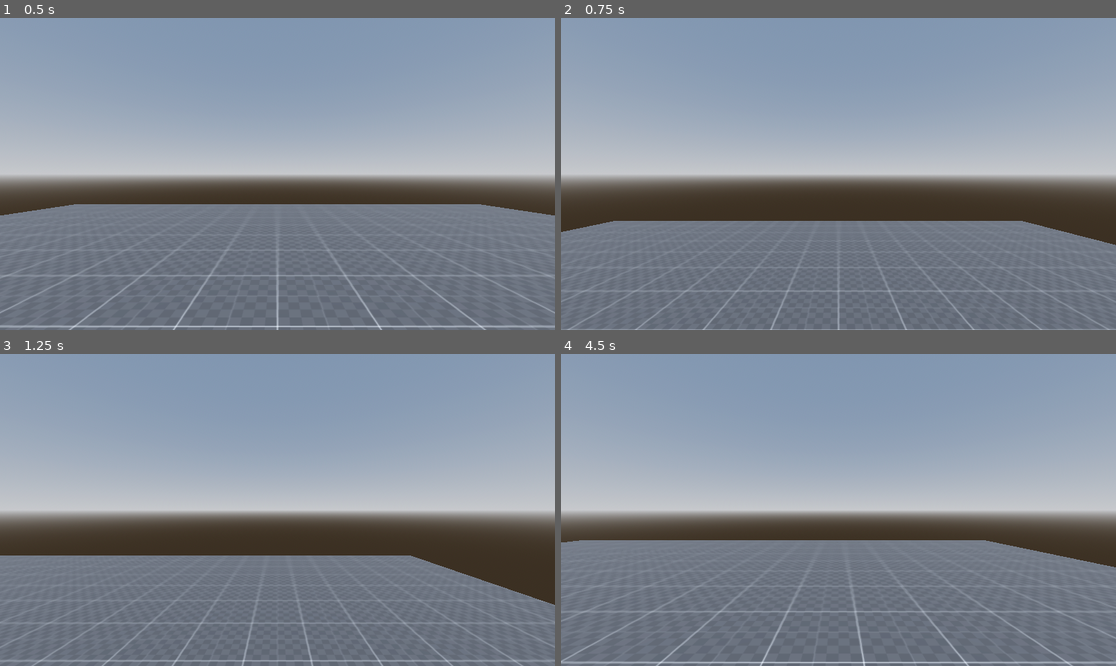
Above: before the commit, frames 1-4 (two rows, left to right).
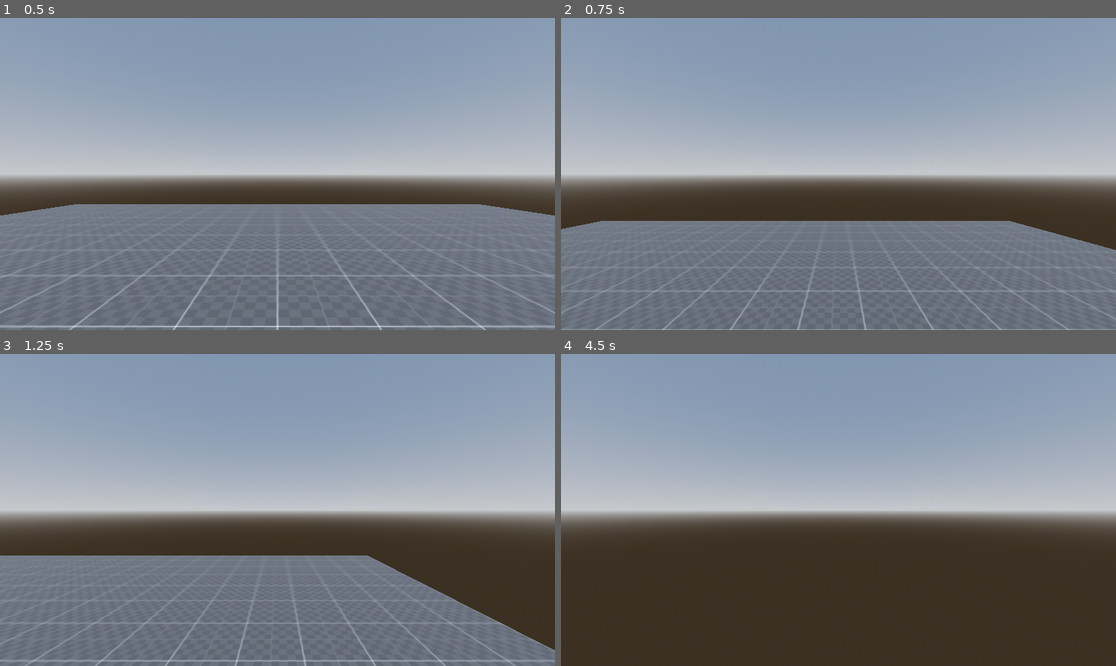
Above: after the commit, the same moments.

Repository: feldmannmts/Rocket-Jump-Prototype
Game: Godot game, scene res://Scenes/main.tscn
The game is run twice, just before and just after one commit, with the same random seed, the same clock (stepped at 60 frames per second) and the same inputs.
Inputs:
- Up to frame 1 (0.5 s): no input
- Up to frame 2 (0.75 s): tap Enter (ui_accept) at 0.5 s; hold D (right) from 0.53 s (still down); hold Shift (sprint) from 0.53 s (still down)
- Up to frame 3 (1.25 s): keep holding D (right); keep holding Shift (sprint); tap Enter (ui_accept) at 0.77 s
- Up to frame 4 (4.5 s): release D (right) at 1.28 s; release Shift (sprint) at 1.28 s; hold S (backward) 1.28-2.03 s; tap Shift (sprint) at 1.35, 2.85, 4.35 s; tap Enter (ui_accept) at 1.52, 3.02, 3.77 s; hold D (right) 2.03-2.78 s; hold Shift (sprint) 2.03-2.78 s; hold W (forward) 2.78-3.53 s; hold Shift (sprint) 3.53-4.28 s; hold A (left) from 3.53 s (still down)

Frame 1 is identical in both runs. In frame 2, 1.3% of the frame differs, in the area x 0-100%, y 65-100%; in frame 3, 4.0%; in frame 4, 39%, in the area x 0-100%, y 59-100%.

Commit message:
sprinting

Diff:
--- a/Scripts/Player.gd
+++ b/Scripts/Player.gd
@@ -8,11 +8,23 @@
 @export var  crouching_speed = 3.0
 @export var jump_velocity = 4.5
 
+@export_category("Mouse")
+@export var mouse_sens = 0.4
+
+
 # Get the gravity from the project settings to be synced with RigidBody nodes.
 var gravity = ProjectSettings.get_setting("physics/3d/default_gravity")
 
+func _ready():
+	Input.set_mouse_mode(Input.MOUSE_MODE_CAPTURED)
 
 func _physics_process(delta):
+
+	if Input.is_action_pressed("sprint"):
+		current_speed = sprinting_speed
+	else:
+		current_speed = walking_speed
+
 	# Add the gravity.
 	if not is_on_floor():
 		velocity.y -= gravity * delta
